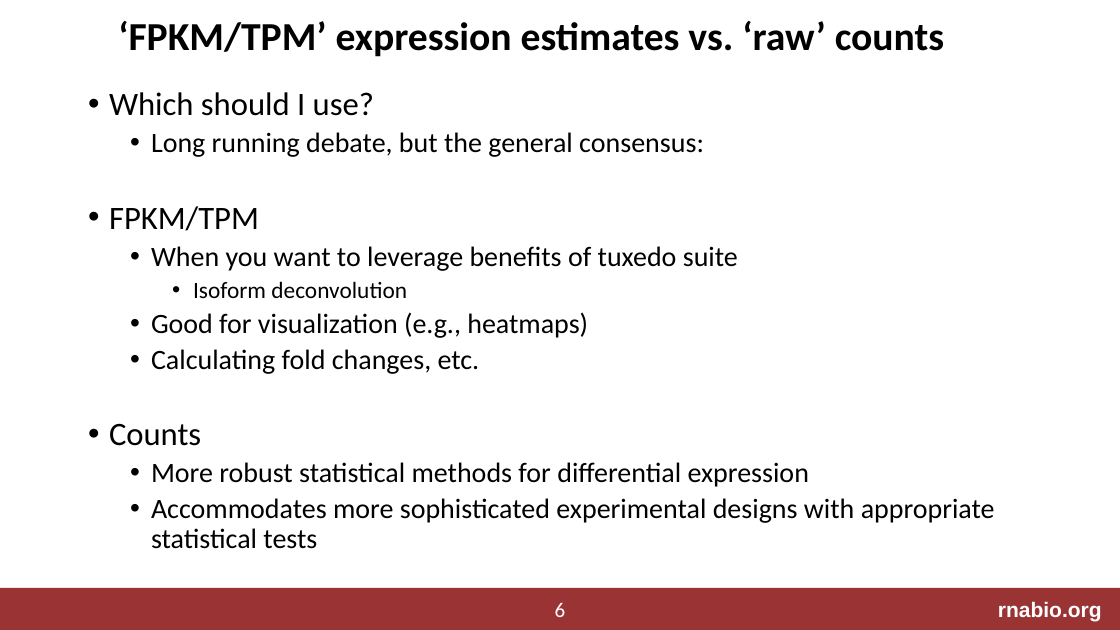
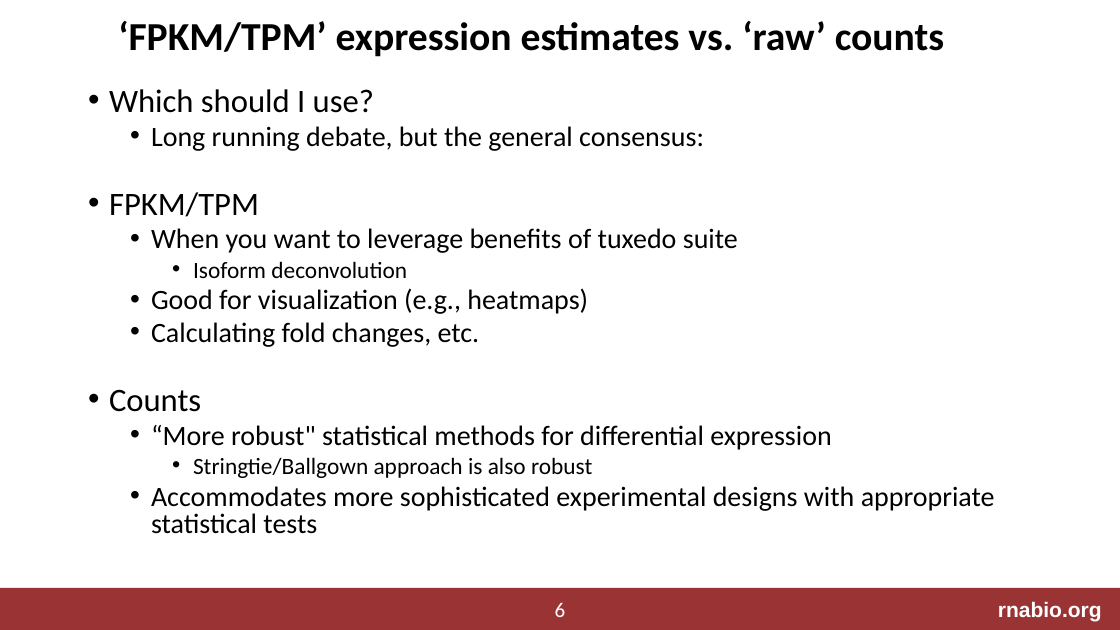
Before and after one commit to griffithlab/rnabio.org, a slide deck: slide 6 of assets/lectures/cshl/2023/mini/RNASeq_MiniLecture_03_03_DifferentialExpression.pptx. Drawn at 1120x630 pixels with LibreOffice and Linux fonts; fonts in the diff are those of the drawing. Boxes give left, top, right and bottom in pixels: in the first picture for what was removed or moved away, otherwise in the second. Text is boxed around its words. In the diff, an @@ line names an element or a change of style, - is before the commit and + after.

```diff
--- a/assets/lectures/cshl/2023/mini/RNASeq_MiniLecture_03_03_DifferentialExpression.pptx
+++ b/assets/lectures/cshl/2023/mini/RNASeq_MiniLecture_03_03_DifferentialExpression.pptx
@@ text at [109, 89, 995, 534]: line spacing 0.9 to 0.8 @@
@@ text at [151, 425, 831, 478]: text changed @@
-  • More robust statistical methods for differential expression
+  • “More robust" statistical methods for differential expression
+    • Stringtie/Ballgown approach is also robust
```
Also in this commit, not shown: 2 other slides changed, 7 other files.
